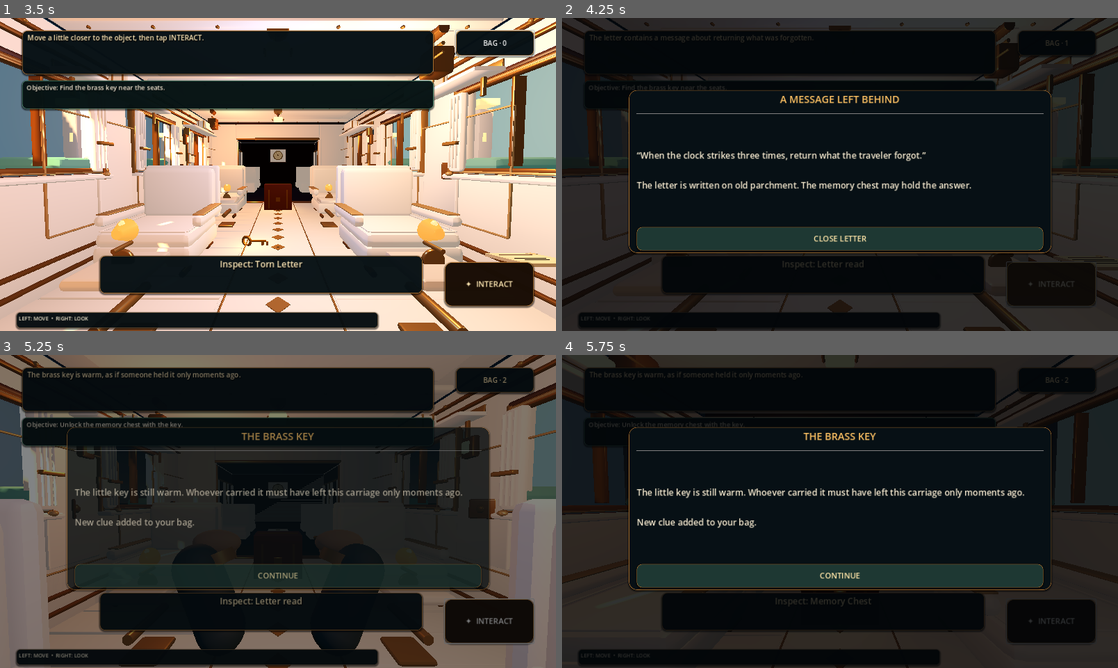
Above: before the commit, frames 1-4 (two rows, left to right).
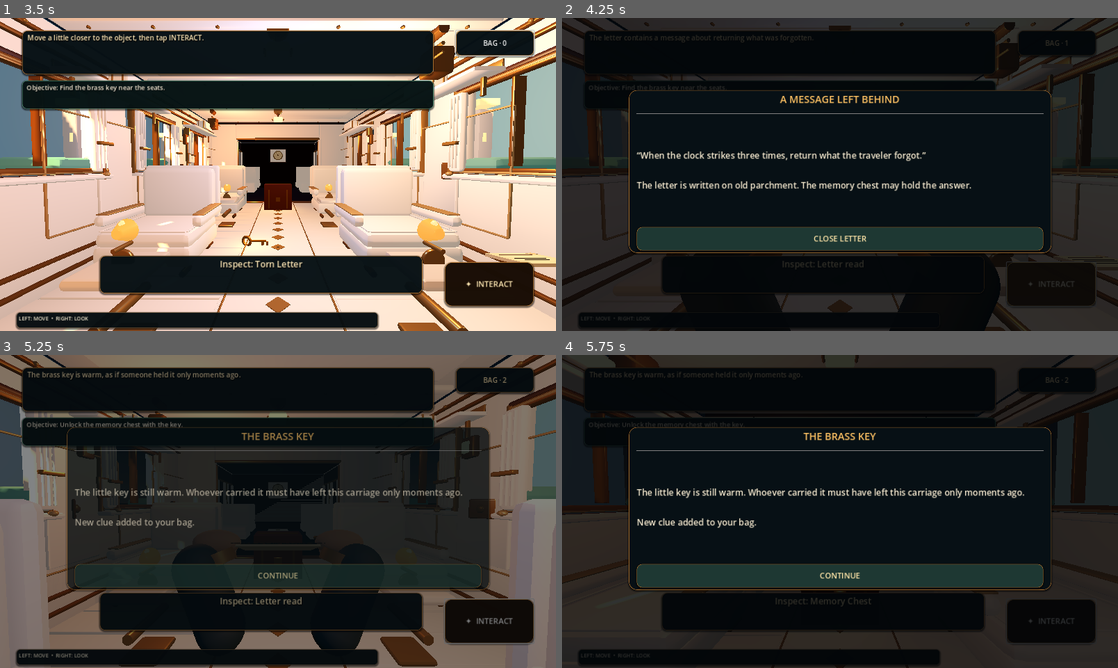
Above: after the commit, the same moments.

Repository: bdssmdkacem-dot/lost-things-express
Game: Godot game, scene res://scenes/main.tscn
The game is run twice, just before and just after one commit, with the same random seed, the same clock (stepped at 60 frames per second) and the same inputs.
Inputs (mouse positions are in pixels of both pictures, inside the frame that each line leads up to):
- Up to frame 1 (3.5 s): click "ENTER STAGE ONE" at 0.5 s; click "BEGIN EXPLORING" at 1.25 s; click "BAG · 0" at 2 s; tap Enter at 2.75 s; move the mouse to (305, 174) at 2.77 s; hold W (move_forward) from 2.78 s (still down); tap E at 2.85 s; click (305, 174) at 2.92 s
- Up to frame 2 (4.25 s): release W (move_forward) at 3.5 s; click "✦ INTERACT" at 3.5 s
- Up to frame 3 (5.25 s): move the mouse to (250, 511) at 4.27 s; hold W (move_forward) from 4.28 s (still down); tap E at 4.35, 5.1 s; move the mouse to (289, 505) at 5.02 s
- Up to frame 4 (5.75 s): keep holding W (move_forward)

Frame 1 is identical in both runs. In frame 2, 2.7% of the frame differs, in the area x 21-79%, y 75-100%; in frame 3, less than 0.1%; in frame 4, nothing differs.

Commit message:
feat: hold readable parchment in both hands during letter inspection

Diff:
--- a/scripts/main.gd
+++ b/scripts/main.gd
@@ -37,6 +37,7 @@
 var world_intro_root: Node3D
 var world_intro_camera: Camera3D
 var held_key_prop: Node3D
+var held_letter_prop: Node3D
 
 func _ready() -> void:
 	_setup_input_map()
@@ -393,12 +394,63 @@
 			var thumb_roll := 34.0 if part.name.ends_with("R") else -34.0
 			hand_action_tween.parallel().tween_property(part, "rotation_degrees", Vector3(-12.0, 0.0, thumb_roll), 0.28).set_trans(Tween.TRANS_CUBIC).set_ease(Tween.EASE_IN_OUT)
 	hand_action_tween.tween_callback(func() -> void:
-		if is_instance_valid(first_person_hands):
+		# Keep the letter visible in both hands while its message is being read.
+		if action != "read" and is_instance_valid(first_person_hands):
 			first_person_hands.visible = false
-		if is_instance_valid(held_key_prop):
+		if action != "read" and is_instance_valid(held_key_prop):
 			held_key_prop.queue_free()
 			held_key_prop = null
 	)
+
+func _create_held_letter_prop() -> void:
+	if is_instance_valid(held_letter_prop):
+		held_letter_prop.queue_free()
+	held_letter_prop = Node3D.new()
+	held_letter_prop.name = "HeldReadableLetter"
+	held_letter_prop.position = Vector3(0.0, -0.23, -0.78)
+	held_letter_prop.rotation_degrees = Vector3(-8.0, 0.0, 0.0)
+	first_person_hands.add_child(held_letter_prop)
+
+	var parchment := StandardMaterial3D.new()
+	parchment.albedo_color = Color(0.84, 0.73, 0.52)
+	parchment.roughness = 0.94
+	var sheet := MeshInstance3D.new()
+	sheet.name = "AgedParchment"
+	var sheet_mesh := BoxMesh.new()
+	sheet_mesh.size = Vector3(0.39, 0.012, 0.29)
+	sheet.mesh = sheet_mesh
+	sheet.material_override = parchment
+	held_letter_prop.add_child(sheet)
+
+	var ink := StandardMaterial3D.new()
+	ink.albedo_color = Color(0.16, 0.075, 0.035)
+	ink.roughness = 0.9
+	for line_spec in [
+		[Vector3(-0.015, 0.009, -0.075), Vector3(0.27, 0.003, 0.006)],
+		[Vector3(0.015, 0.009, -0.043), Vector3(0.29, 0.003, 0.006)],
+		[Vector3(-0.005, 0.009, -0.011), Vector3(0.25, 0.003, 0.006)],
+		[Vector3(0.0, 0.009, 0.021), Vector3(0.28, 0.003, 0.006)],
+		[Vector3(-0.015, 0.009, 0.053), Vector3(0.26, 0.003, 0.006)],
+		[Vector3(-0.045, 0.009, 0.085), Vector3(0.18, 0.003, 0.006)]
+	]:
+		var stroke := MeshInstance3D.new()
+		var stroke_mesh := BoxMesh.new()
+		stroke_mesh.size = line_spec[1]
+		stroke.mesh = stroke_mesh
+		stroke.material_override = ink
+		stroke.position = line_spec[0]
+		held_letter_prop.add_child(stroke)
+
+	var message := Label3D.new()
+	message.name = "LetterMessage"
+	message.text = "WHEN THE CLOCK\nSTRIKES THREE TIMES,\nRETURN WHAT THE\nTRAVELER FORGOT."
+	message.font_size = 32
+	message.pixel_size = 0.0017
+	message.modulate = Color(0.19, 0.075, 0.028)
+	message.position = Vector3(0.0, 0.011, -0.005)
+	message.rotation_degrees.x = -90.0
+	message.billboard = BaseMaterial3D.BILLBOARD_DISABLED
+	held_letter_prop.add_child(message)
 
 func _create_held_key_prop() -> void:
 	if is_instance_valid(held_key_prop):
@@ -815,6 +867,12 @@
 		return
 	story_overlay.visible = false
 	story_card_open = false
+	# Keep the physical parchment in view until the player closes the letter.
+	if is_instance_valid(held_letter_prop):
+		held_letter_prop.queue_free()
+		held_letter_prop = null
+		if is_instance_valid(first_person_hands):
+			first_person_hands.visible = false
 
 func _process(_delta: float) -> void:
 	_update_nearby()
@@ -921,6 +979,7 @@
 			else:
 				_set_status("You already have the key.")
 		"letter":
+			_create_held_letter_prop()
 			_play_hand_action("read")
 			letter_read = true
 			nearby_object.set_meta("display_name", "Letter read")
